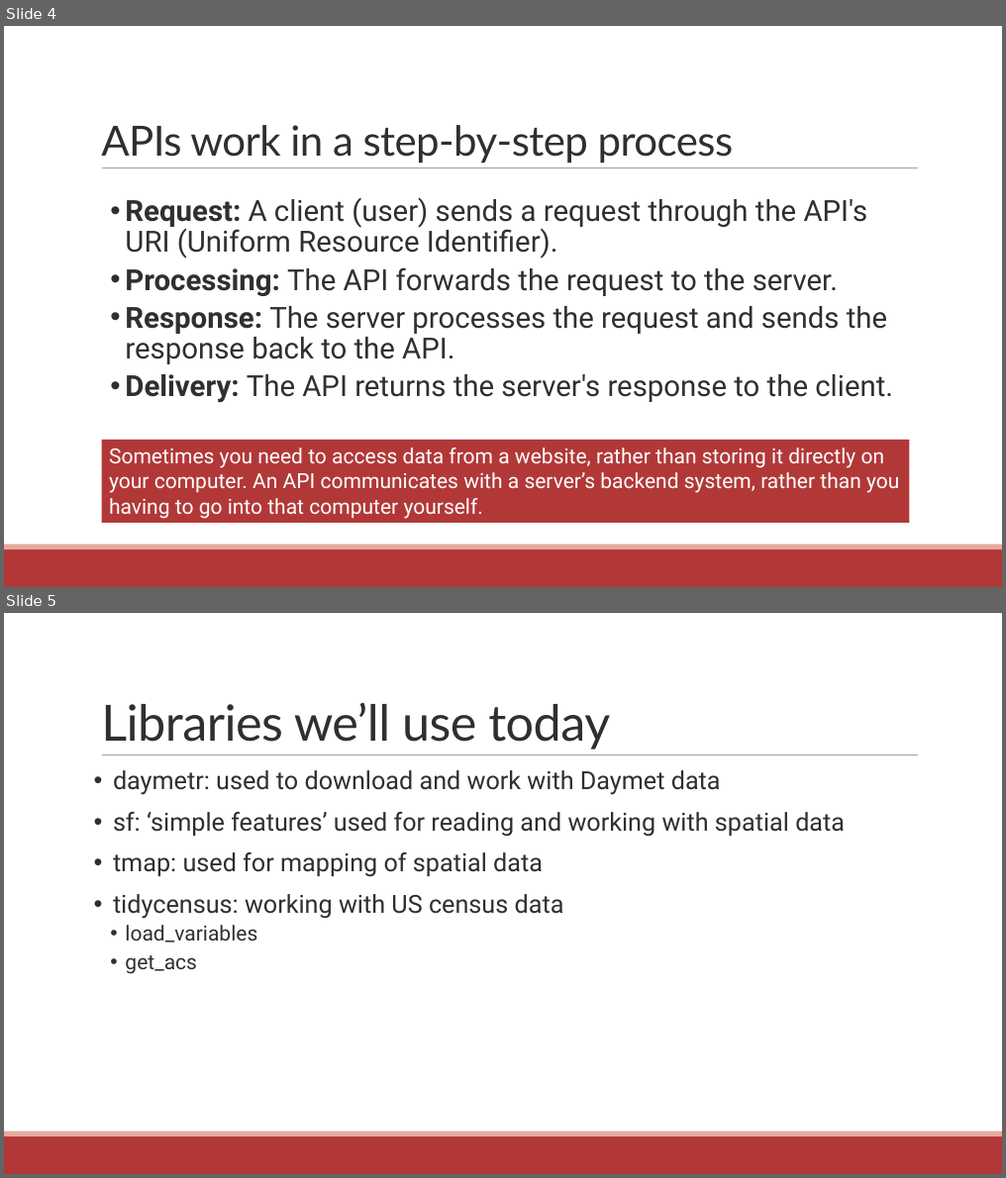
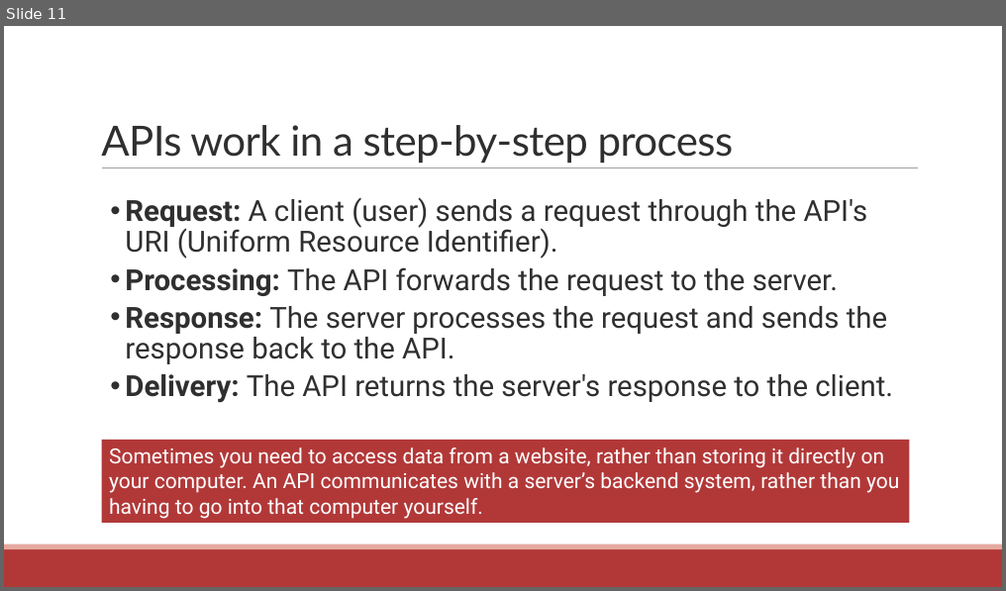
Before and after one commit to communitymaplab/geog4300_datascience, a slide deck: in_class_slides/geog4300_L05-readingdata.pptx. Shown one above the other, each under a label of ours: slides 4 and 5 before the commit, slide 11 after it. The pictures are 1006x1178 and 1006x591 pixels, drawn with LibreOffice and Linux fonts; fonts in the diff are those of the drawing. Boxes give left, top, right and bottom in pixels: in the first picture for what was removed or moved away, otherwise in the second. Text is boxed around its words. In the diff, an @@ line names an element or a change of style, - is before the commit and + after.

```diff
--- a/in_class_slides/geog4300_L05-readingdata.pptx
+++ b/in_class_slides/geog4300_L05-readingdata.pptx
@@ slide 5 removed at bbox=[4, 613, 1002, 1174], background #FFFFFF; not listed: 3 template elements that a slide beside it also shows @@
@@ title removed at bbox=[101, 702, 610, 750] @@
-Libraries we’ll use today
@@ text removed at bbox=[113, 770, 845, 974] @@
-• daymetr: used to download and work with Daymet data
-• sf: ‘simple features’ used for reading and working with spatial data
-• tmap: used for mapping of spatial data
-• tidycensus: working with US census data
-  • load_variables
-  • get_acs
@@ what was slide 4 is now slide 11 @@
```
Also in this commit, not shown: 2 slides changed, 10 slides added, 8 other files.
